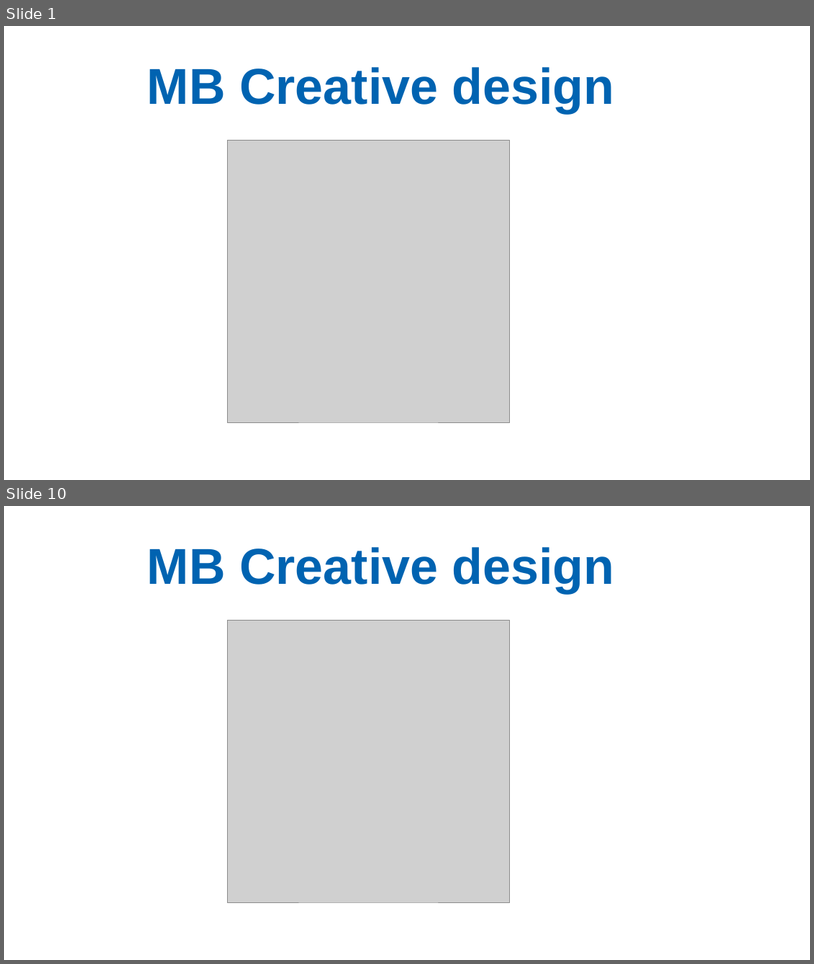
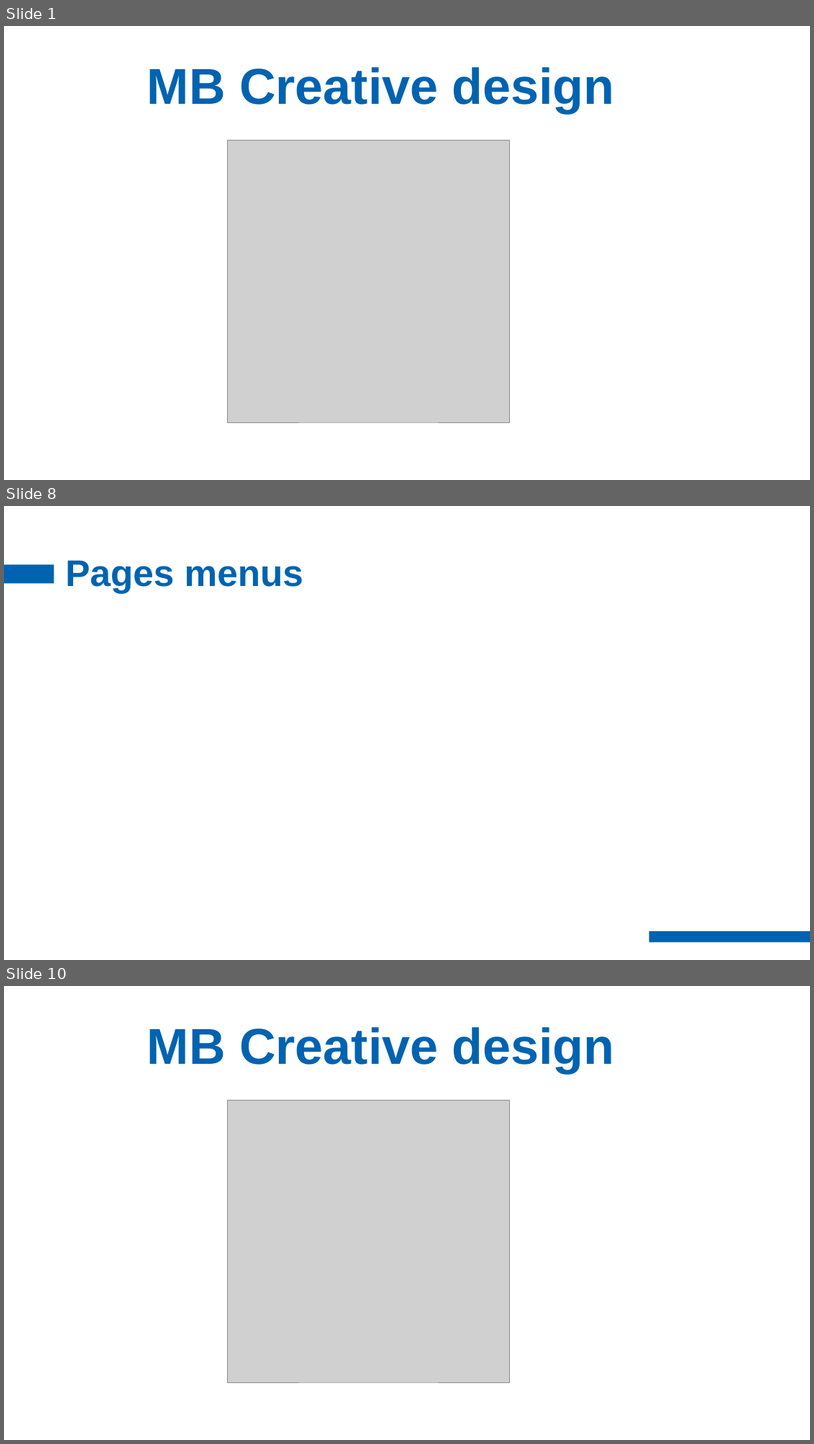
Before and after one commit to MaximeBarbotin/projet-3, a slide deck: support présentation.pptx. Shown one above the other, each under a label of ours: slides 1 and 10 before the commit, slides 1, 8 and 10 after it; the slides between them are not shown. The pictures are 814x964 and 814x1444 pixels, drawn with LibreOffice and Linux fonts; fonts in the diff are those of the drawing; grey boxes stand for pictures; background and template pictures are left out. Boxes give left, top, right and bottom in pixels: in the first picture for what was removed or moved away, otherwise in the second. Text is boxed around its words. In the diff, an @@ line names an element or a change of style, - is before the commit and + after.

```diff
--- a/support présentation.pptx
+++ b/support présentation.pptx
@@ slide 8 added at (x1=4, y1=506, x2=810, y2=960), background #FFFFFF @@
@@ rectangle added at (x1=4, y1=565, x2=54, y2=584), fill #0063B1 @@
@@ title added at (x1=65, y1=560, x2=304, y2=593), 44 pt, text #0063B1, bold @@
+Pages menus
@@ rectangle added at (x1=650, y1=932, x2=810, y2=942), fill #0063B1 @@
```
Also in this commit, not shown: 6 other slides added, 7 slides removed, 2 other files.
